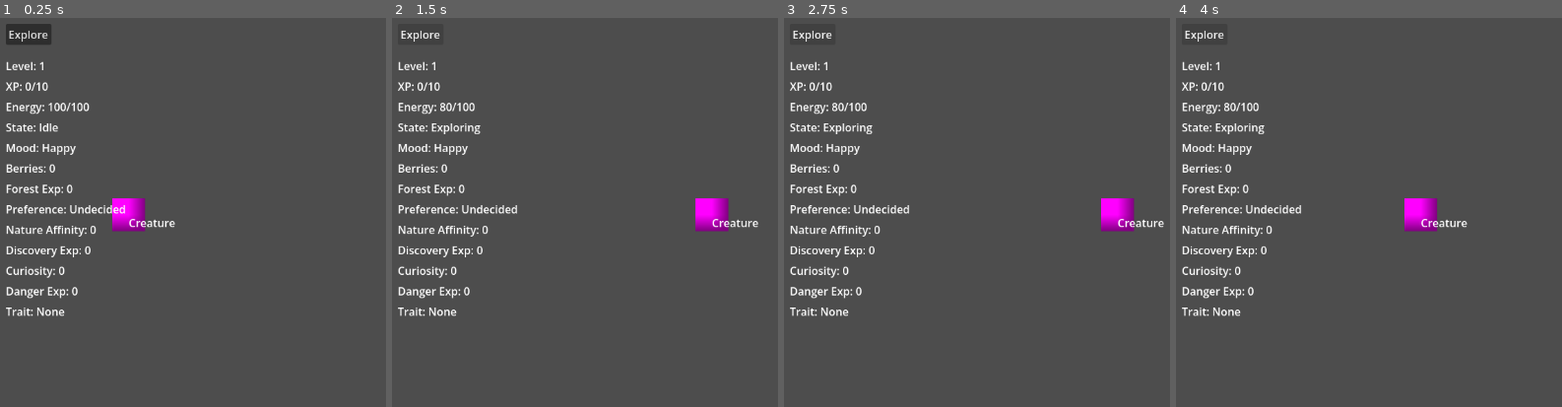
Above: before the commit, frames 1-4 (left to right).
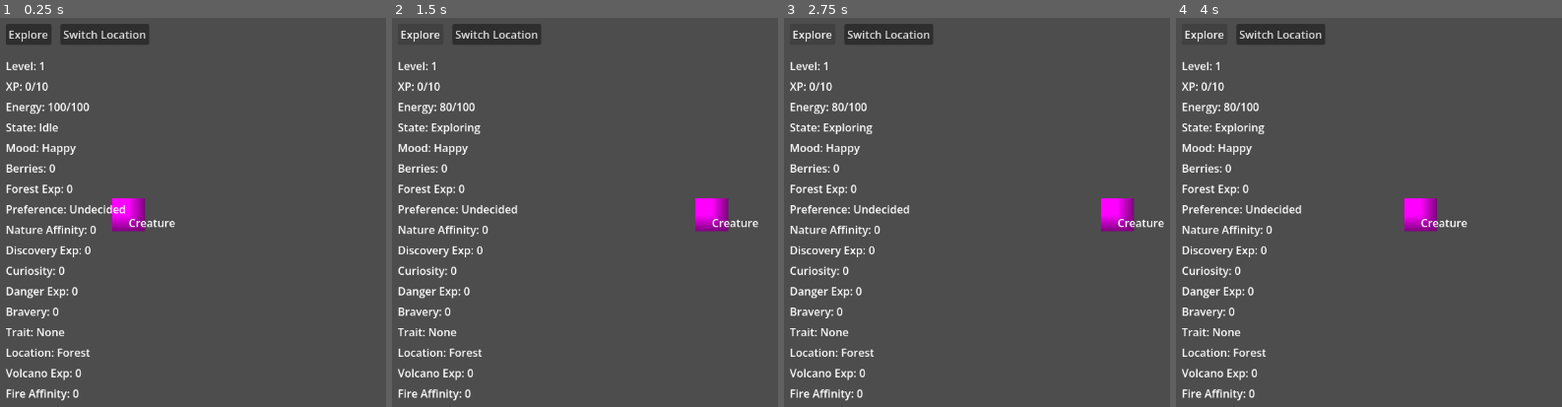
Above: after the commit, the same moments.

Repository: Radhika-15-Agarwal/CreatureGame
Game: Godot game, scene res://scenes/main.tscn
The game is run twice, just before and just after one commit, with the same random seed, the same clock (stepped at 60 frames per second) and the same inputs.
Inputs:
- Up to frame 1 (0.25 s): no input
- Up to frame 2 (1.5 s): click "Explore" at 0.5 s; click "Explore" at 1.25 s
- Up to frame 3 (2.75 s): click "Explore" at 2 s
- Up to frame 4 (4 s): tap Enter at 2.75 s; tap Space at 3.5 s

The runs differ from the first frame. In frame 1, 2.2% of the frame differs, in the area x 1-39%, y 1-99%; in frame 2, 2.2%; in frame 3, 2.2%; in frame 4, 2.2%.

Commit message:
Refactor exploration into location-driven system

Diff:
--- a/scenes/main.tscn
+++ b/scenes/main.tscn
@@ -102,6 +102,13 @@
 offset_bottom = 393.0
 text = "Curiosity: 0"
 
+[node name="BraveryLabel" type="Label" parent="CanvasLayer" unique_id=1397774099]
+offset_left = 20.0
+offset_top = 430.0
+offset_right = 107.0
+offset_bottom = 453.0
+text = "Bravery: 0"
+
 [node name="DiscoveryExpLabel" type="Label" parent="CanvasLayer" unique_id=997877569]
 offset_left = 20.0
 offset_top = 340.0
@@ -118,9 +125,38 @@
 
 [node name="TraitLabel" type="Label" parent="CanvasLayer" unique_id=1504625722]
 offset_left = 20.0
-offset_top = 430.0
+offset_top = 460.0
 offset_right = 107.0
-offset_bottom = 453.0
+offset_bottom = 483.0
 text = "Trait: None"
 
+[node name="LocationLabel" type="Label" parent="CanvasLayer" unique_id=1171857790]
+offset_left = 20.0
+offset_top = 490.0
+offset_right = 144.0
+offset_bottom = 513.0
+text = "Location: Forest"
+
+[node name="VolcanoExpLabel" type="Label" parent="CanvasLayer" unique_id=297353476]
+offset_left = 20.0
+offset_top = 520.0
+offset_right = 131.0
+offset_bottom = 543.0
+text = "Volcano Exp: 0"
+
+[node name="FireAffinityLabel" type="Label" parent="CanvasLayer" unique_id=216992639]
+offset_left = 20.0
+offset_top = 550.0
+offset_right = 153.0
+offset_bottom = 573.0
+text = "Fire Affinity: 0"
+
+[node name="LocationButton" type="Button" parent="CanvasLayer" unique_id=1203190004]
+offset_left = 100.0
+offset_top = 20.0
+offset_right = 230.0
+offset_bottom = 51.0
+text = "Switch Location"
+
 [connection signal="pressed" from="CanvasLayer/ExploreButton" to="." method="_on_explore_button_pressed"]
+[connection signal="pressed" from="CanvasLayer/LocationButton" to="." method="_on_location_button_pressed"]
--- a/scripts/creature.gd
+++ b/scripts/creature.gd
@@ -33,36 +33,54 @@
 }
 
 var experiences := {
-	"Forest": 0,
 	"Discovery": 0,
 	"Danger": 0
 }
 
-# Experience Rewards
-var min_forest_exp_reward := 1
-var max_forest_exp_reward := 3
-
-var discovery_chance := 0.3
+var location_data := {
+	"Forest": {
+		"affinity": "Nature",
+		"min_exp": 1,
+		"max_exp": 3,
+		"affinity_bonus": 0.1,
+		"affinity_gain_chance": 0.25,
+		"discovery_chance": 0.3,
+		"danger_chance": 0.2
+	},
+	"Volcano": {
+		"affinity": "Fire",
+		"min_exp": 1,
+		"max_exp": 3,
+		"affinity_bonus": 0.1,
+		"affinity_gain_chance": 0.35,
+		"discovery_chance": 0.2,
+		"danger_chance": 0.4
+	}
+}
+var current_location := "Forest"
+var max_bonus_chance := 0.5
+
+var affinities := {}
+
+
 var discovery_reward := 1
-
-var danger_chance := 0.2
 var danger_reward := 1
 
-var forest_preference_threshold := 10
-
-var affinities := {
-	"Nature": 0
-}
-var nature_affinity_exp_bonus_chance := 0.1
-var max_bonus_chance := 0.5
+var preference_threshold := 10
 
 var tendencies := {
-	"Curiosity": 0
+	"Curiosity": 0,
+	"Bravery": 0,
 }
 # Tendencies
 var curiosity_gain_chance := 0.5
 var curiosity_trait_threshold := 10
-
+var bravery_chance := 0.5
+var bravery_gain_chance := 0.5
+var brave_trait_threshold := 10
+var timid_trait_threshold := -10
+
+var TRAITS := ["Curious", "Brave", "Timid"]
 # Traits
 var curious_discovery_bonus_chance := 0.1
 
@@ -107,17 +125,21 @@
 
 	inventory["Berry"] += berry_reward
 
-	var forest_exp_reward = randi_range(
-		min_forest_exp_reward,
-		max_forest_exp_reward
+	var reward_data = get_location_data()
+
+	var location_exp_reward = randi_range(
+		reward_data["min_exp"],
+		reward_data["max_exp"]
 	)
-	gain_experience("Forest", forest_exp_reward)
-
-	var final_discovery_chance = discovery_chance
+	gain_experience(current_location, location_exp_reward)
+
+	var final_discovery_chance = get_location_discovery_chance()
 
 	if has_trait("Curious"):
 		final_discovery_chance += curious_discovery_bonus_chance
 
+	final_discovery_chance = min(final_discovery_chance, 1.0)
+
 	if randf() < final_discovery_chance:
 		gain_experience("Discovery", discovery_reward)
 
@@ -126,22 +148,31 @@
 
 		print("Discovered something new!")
 
-	if randf() < danger_chance:
+	if randf() < get_location_danger_chance():
 		gain_experience("Danger", danger_reward)
+
+		if randf() < bravery_chance:
+			if randf() < bravery_gain_chance:
+				gain_tendency("Bravery", 1)
+			else:
+				gain_tendency("Bravery", -1)
+
 		print("Danger encountered!")
 
-	if get_affinity("Nature") > 0:
-		var bonus_chance = get_affinity("Nature") * nature_affinity_exp_bonus_chance
+	var location_affinity = get_location_affinity()
+
+	if get_affinity(location_affinity) > 0:
+		var bonus_chance = get_affinity(location_affinity) * get_location_affinity_bonus()
 		bonus_chance = min(bonus_chance, max_bonus_chance)
 		if randf() < bonus_chance:
-			gain_experience("Forest", 1)
-			print("Nature affinity bonus!")
+			gain_experience(current_location, 1)
+			print(location_affinity," affinity bonus!")
 
 	gain_xp(exploration_xp_reward)
 
-	if get_preference() == "Likes Forests":
-		if randf() < 0.25:
-			gain_affinity("Nature", 1)
+	if get_preference() == current_location:
+		if randf() < get_location_affinity_gain_chance():
+			gain_affinity(location_affinity, 1)
 
 	exploring = false
 	stats_changed.emit()
@@ -150,6 +181,16 @@
 
 func _ready():
 	home_position = position
+
+	for location in location_data:
+		var affinity = location_data[location]["affinity"]
+
+		if not affinities.has(affinity):
+			affinities[affinity] = 0
+
+		if not experiences.has(location):
+			experiences[location] = 0
+
 
 func _process(delta):
 	if exploring:
@@ -194,10 +235,20 @@
 	return experiences.get(experience_type, 0)
 
 func get_preference():
-	if get_experience("Forest") >= forest_preference_threshold:
-		return "Likes Forests"
-
-	return "Undecided"
+	var favorite_location = ""
+	var highest_exp = 0
+
+	for location in location_data:
+		var exp = get_experience(location)
+
+		if exp > highest_exp:
+			highest_exp = exp
+			favorite_location = location
+
+	if highest_exp < preference_threshold:
+		return "Undecided"
+
+	return favorite_location
 
 func gain_affinity(affinity_type: String, amount: int):
 	if not affinities.has(affinity_type):
@@ -209,6 +260,12 @@
 
 func get_affinity(affinity_type: String):
 	return affinities.get(affinity_type, 0)
+
+func get_location_affinity():
+	return get_location_data()["affinity"]
+
+func get_location_affinity_bonus():
+	return get_location_data()["affinity_bonus"]
 
 func gain_tendency(tendency_type: String, amount: int):
 	if not tendencies.has(tendency_type):
@@ -226,13 +283,20 @@
 		"Curious":
 			return get_tendency("Curiosity") >= curiosity_trait_threshold
 
+		"Brave":
+			return get_tendency("Bravery") >= brave_trait_threshold
+
+		"Timid":
+			return get_tendency("Bravery") <= timid_trait_threshold
+
 	return false
 
 func get_traits():
 	var traits = []
 
-	if has_trait("Curious"):
-		traits.append("Curious")
+	for trait_name in TRAITS:
+		if has_trait(trait_name):
+			traits.append(trait_name)
 
 	return traits
 
@@ -243,3 +307,33 @@
 		return "None"
 
 	return ", ".join(traits)
+
+func get_location_data():
+	return location_data[current_location]
+
+func set_location(location_name: String):
+	current_location = location_name
+	stats_changed.emit()
+
+func get_location():
+	return current_location
+
+func switch_location():
+	if exploring:
+		return
+
+	var locations = location_data.keys()
+	var current_index = locations.find(current_location)
+
+	current_index = (current_index + 1) % locations.size()
+
+	set_location(locations[current_index])
+
+func get_location_discovery_chance():
+	return get_location_data()["discovery_chance"]
+
+func get_location_danger_chance():
+	return get_location_data()["danger_chance"]
+
+func get_location_affinity_gain_chance():
+	return get_location_data()["affinity_gain_chance"]
--- a/scripts/main.gd
+++ b/scripts/main.gd
@@ -15,9 +15,16 @@
 @onready var curiosity_label = $CanvasLayer/CuriosityLabel
 @onready var trait_label = $CanvasLayer/TraitLabel
 @onready var danger_exp_label = $CanvasLayer/DangerExpLabel
+@onready var bravery_label = $CanvasLayer/BraveryLabel
+@onready var volcano_exp_label = $CanvasLayer/VolcanoExpLabel
+@onready var fire_affinity_label = $CanvasLayer/FireAffinityLabel
+@onready var location_label = $CanvasLayer/LocationLabel
 
 func _on_explore_button_pressed():
 	creature.explore()
+
+func _on_location_button_pressed():
+	creature.switch_location()
 
 func _ready():
 	creature.stats_changed.connect(update_ui)
@@ -39,11 +46,15 @@
 	mood_label.text = "Mood: " + creature.get_mood()
 	berry_label.text = "Berries: %d" % creature.get_item_count("Berry")
 	forest_exp_label.text = "Forest Exp: %d" % creature.get_experience("Forest")
+	volcano_exp_label.text = "Volcano Exp: %d" % creature.get_experience("Volcano")
 	discovery_exp_label.text = "Discovery Exp: %d" % creature.get_experience("Discovery")
 
 	preference_label.text = "Preference: " + creature.get_preference()
 	nature_affinity_label.text = "Nature Affinity: %d" % creature.get_affinity("Nature")
+	fire_affinity_label.text = "Fire Affinity: %d" % creature.get_affinity("Fire")
 	curiosity_label.text = "Curiosity: %d" % creature.get_tendency("Curiosity")
 	trait_label.text = "Trait: " + creature.get_trait_text()
 
 	danger_exp_label.text = "Danger Exp: %d" % creature.get_experience("Danger")
+	bravery_label.text = "Bravery: %d" % creature.get_tendency("Bravery")
+	location_label.text = "Location: " + creature.get_location()
